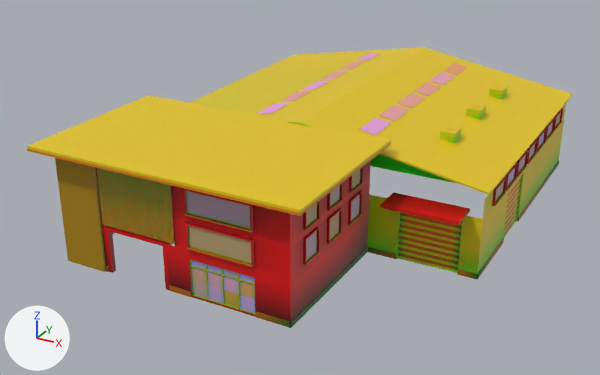
Two versions of the glTF model apps/web/public/city/archetypes/factory.glb, one commit apart.
Before and after are seen from a camera (50 mm lens) standing at (29.6, -60.0, 31.3) and looking at (-2.2, -2.3, 2.4). Arrows for +X, +Y and +Z are at lower left; the lights stay in place. The older version comes first. Objects named as collision shapes, trigger or cutter boxes, shadow casters or lower levels of detail are left out. Where no turn or scale is listed for an object, it has been applied to the vertices. Vertices at exactly the same position are counted once.

Names of what the first picture shows: 'factory__shed__LOD0'.
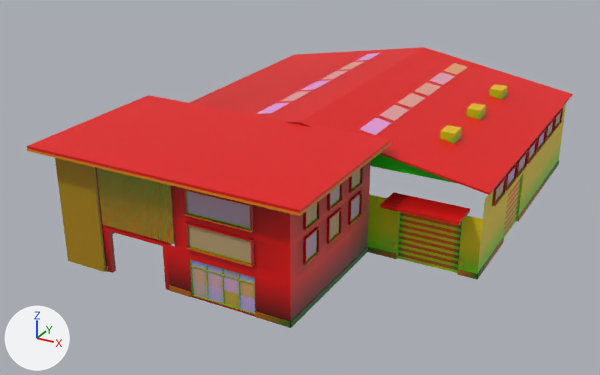
Pixel boxes [x1, y1, x2, y2] of what changed, in the pictures (600 x 375 px):
part 1 of me_factory__shed__lod0, recoloured (yellow to red): [27, 47, 573, 213] in both
part 2 of me_factory__shed__lod0, recoloured: [287, 122, 480, 190] in both

The edits, one by one:
me_factory__shed__lod0 has 2754 vertices, 3596 faces and spans x -15.4..15.4, y -20.2..20.2, z -5.0..5.0.
me_factory__shed__lod0 is used by ob_factory__shed__lod0; location (0.0, 0.2, 5.0).
me_factory__shed__lod0 part 1: 23 faces centred in x -15.4..15.4, y -20.2..20.2, z 2.2..4.8 are repainted in the vertex colours; the middle colour goes from yellow #fddc00 to red #fd0000.
me_factory__shed__lod0 part 2: 7 faces centred in x -10.3..5.1, y -6.6..11.3, z 3.0..4.7 are repainted in the vertex colours; the middle colour goes from yellow #d1dc00 to red #d10000.
